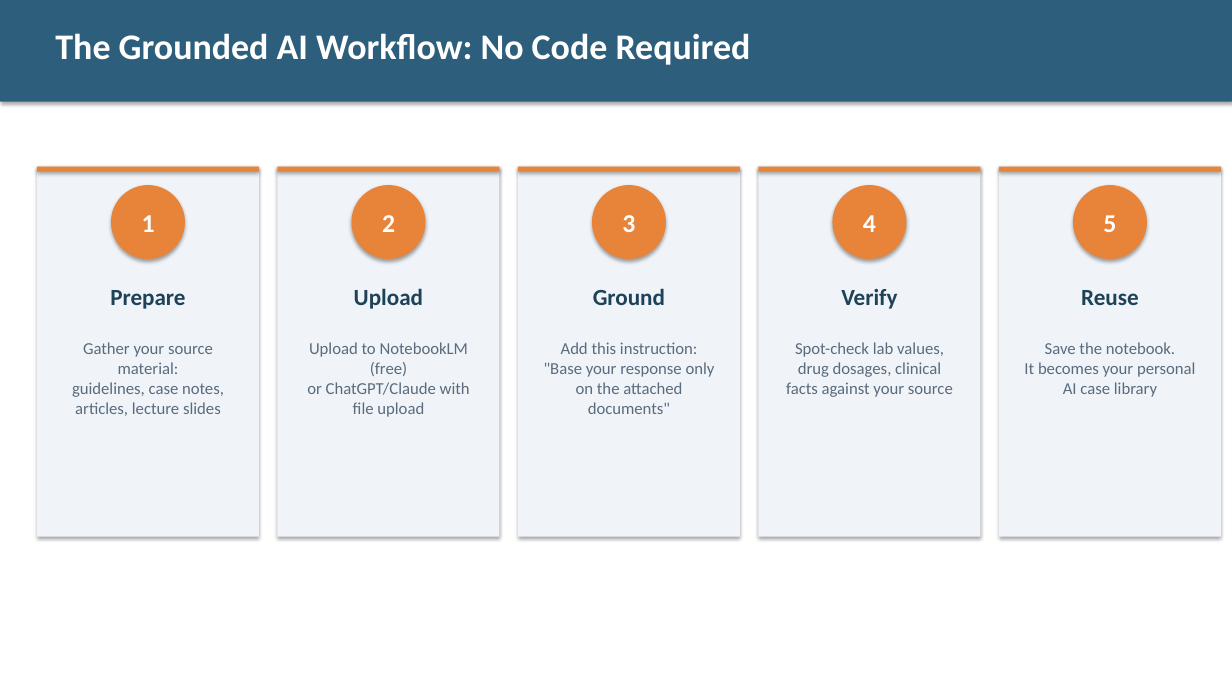
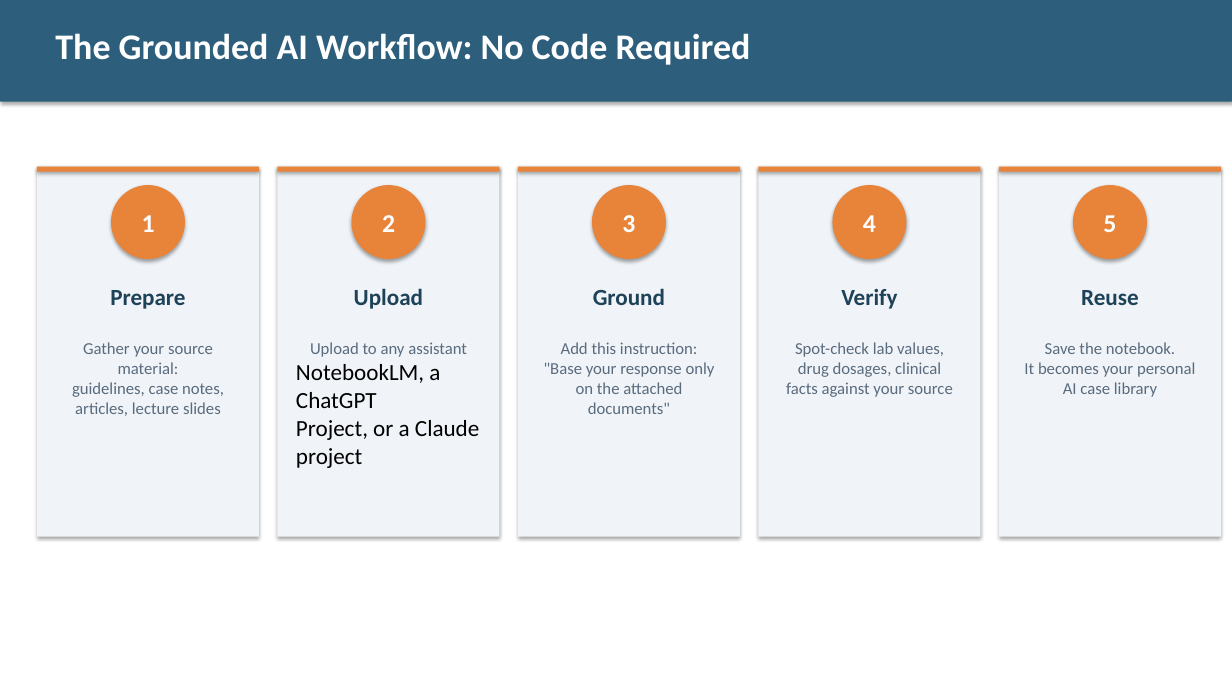
Before and after one commit to diana-brewer/digital-learning-unlocked, a slide deck: slide 10 of Digital Learning Unlocked - Slide Deck.pptx (slide 11 before the commit). Drawn at 1232x694 pixels with LibreOffice and Linux fonts; fonts in the diff are those of the drawing. Boxes give left, top, right and bottom in pixels: in the first picture for what was removed or moved away, otherwise in the second. Text is boxed around its words. In the diff, an @@ line names an element or a change of style, - is before the commit and + after.

```diff
--- a/Digital Learning Unlocked - Slide Deck.pptx
+++ b/Digital Learning Unlocked - Slide Deck.pptx
@@ text at (x1=296, y1=342, x2=479, y2=468): text changed; size 13 to 18 pt; text colour #5A6B7E to #000000 @@
-Upload to NotebookLM (free)
-or ChatGPT/Claude with
-file upload
+Upload to any assistant
+NotebookLM, a ChatGPT
+Project, or a Claude project
```
Also in this commit, not shown: 8 other slides changed, 1 slide added, 4 slides removed, 3 other files.
